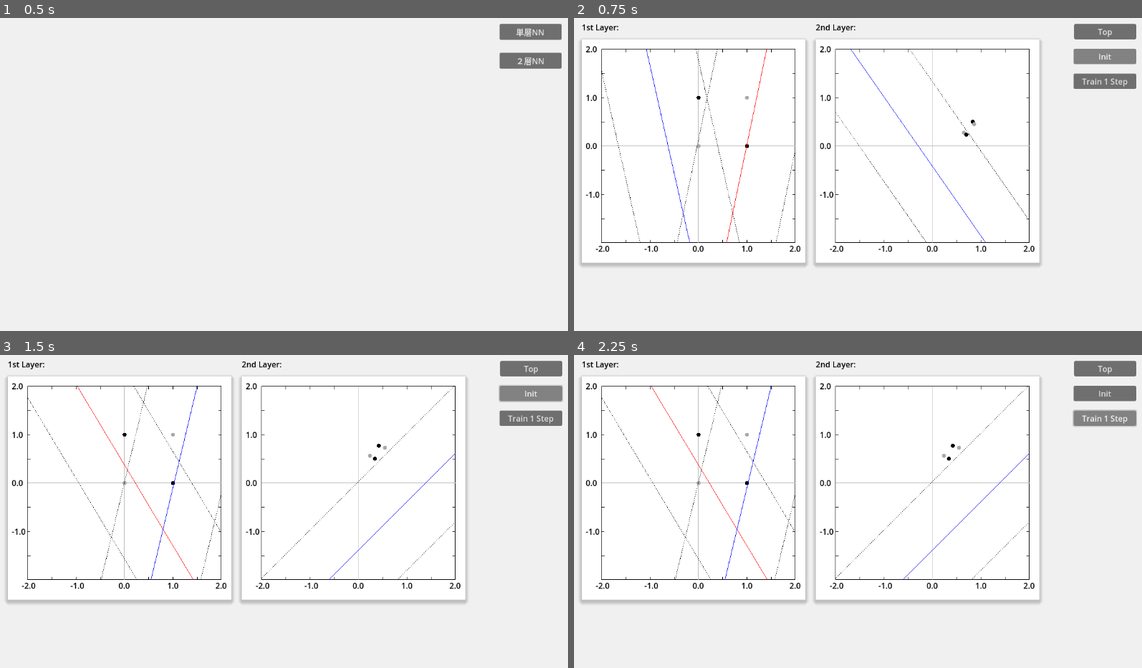
Above: before the commit, frames 1-4 (two rows, left to right).
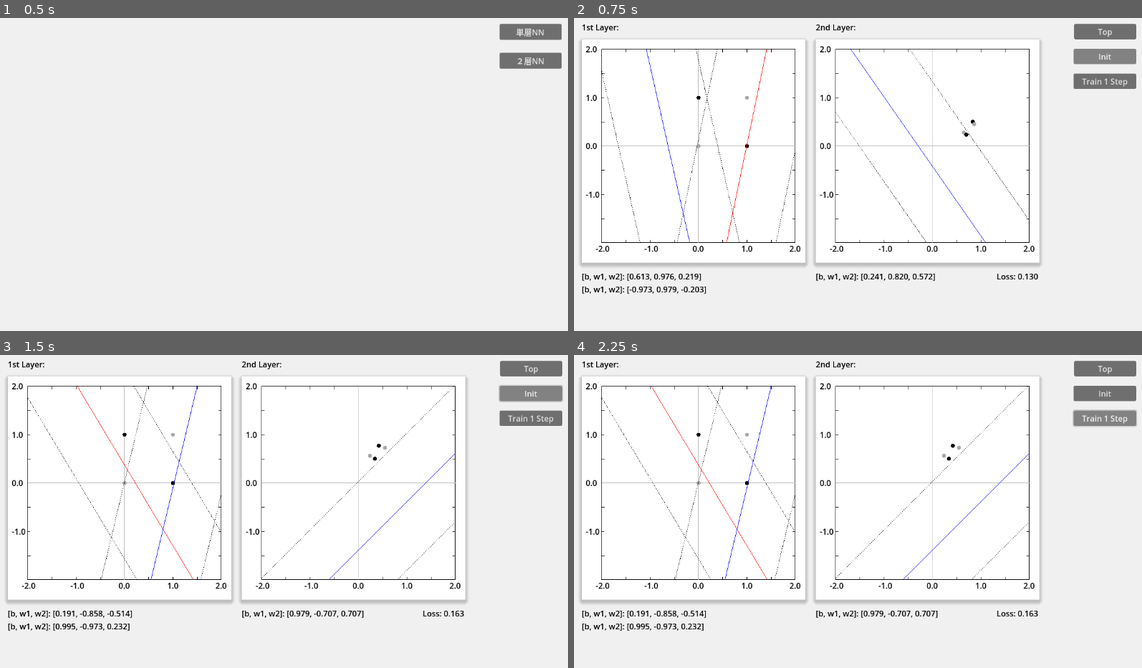
Above: after the commit, the same moments.

Repository: vivisuke/VisualFCL
Game: Godot game, scene res://top_scene.tscn
Same seed, same stepped clock (60 frames per second), same inputs: the game is played once before the commit and once after it.
Inputs:
- Up to frame 1 (0.5 s): no input
- Up to frame 2 (0.75 s): click "２層NN" at 0.5 s
- Up to frame 3 (1.5 s): click "Init" at 1.25 s
- Up to frame 4 (2.25 s): click "Train 1 Step" at 2 s

Frame 1 is identical in both runs. In frame 2, 0.7% of the frame differs, in the area x 1-82%, y 81-89%; in frame 3, 0.7%; in frame 4, 0.7%.

Commit message:
0041 ◎ C 06/17 06/17 0.001│ToDo│２層NNシーン：下部に [b, w1, w2] 値表示

Diff:
--- a/VisualFCL/fc2layer_scene.tscn
+++ b/VisualFCL/fc2layer_scene.tscn
@@ -62,6 +62,38 @@
 offset_bottom = 156.0
 text = "Train 1 Step"
 
+[node name="Weight11Label" type="Label" parent="."]
+offset_left = 20.0
+offset_top = 522.0
+offset_right = 166.0
+offset_bottom = 548.0
+theme_override_colors/font_color = Color(0, 0, 0, 1)
+text = "[b, w1, w2]: [0, 0, 0]"
+
+[node name="Weight12Label" type="Label" parent="."]
+offset_left = 20.0
+offset_top = 548.0
+offset_right = 166.0
+offset_bottom = 574.0
+theme_override_colors/font_color = Color(0, 0, 0, 1)
+text = "[b, w1, w2]: [0, 0, 0]"
+
+[node name="Weight2Label" type="Label" parent="."]
+offset_left = 491.0
+offset_top = 522.0
+offset_right = 637.0
+offset_bottom = 548.0
+theme_override_colors/font_color = Color(0, 0, 0, 1)
+text = "[b, w1, w2]: [0, 0, 0]"
+
+[node name="LossLabel" type="Label" parent="."]
+offset_left = 855.0
+offset_top = 522.0
+offset_right = 940.0
+offset_bottom = 548.0
+theme_override_colors/font_color = Color(0, 0, 0, 1)
+text = "Loss = N/A"
+
 [connection signal="pressed" from="TopButton" to="." method="_on_top_button_pressed"]
 [connection signal="pressed" from="InitButton" to="." method="_on_init_button_pressed"]
 [connection signal="pressed" from="Train1Button" to="." method="_on_train_1_button_pressed"]
--- a/VisualFCL/scripts/fc2layer_scene.gd
+++ b/VisualFCL/scripts/fc2layer_scene.gd
@@ -10,10 +10,14 @@
 const boolean_pos = [[0, 0], [1, 0], [0, 1], [1, 1]]
 
 var ope = OP_XOR
+var sumLoss = 0
 var vv_weight = []			# 重みベクターリスト、２次元配列
 var vec_first_layer = []	# 1st Layer
 var scnd_layer
 var vec_input_2nd = []
+var vec_grad_11						# 勾配合計
+var vec_grad_12						# 勾配合計
+var vec_grad_2						# 勾配合計
 
 # ２入力１出力総結合層クラス
 # 活性化関数：シグモイド固定
@@ -62,8 +66,11 @@
 	elif ope == OP_XOR: return 1.0 if inp[0] != inp[1] else 0.0					# XOR
 	return 0.0
 func update_points_in_2ndLayer():
+	sumLoss = 0.0
+	var n_batch = 0
 	vec_input_2nd = []
 	for i in range(boolean_pos.size()):
+		n_batch += 1
 		vec_first_layer[0].forward(boolean_pos[i])
 		var x1 = vec_first_layer[0].y
 		vec_first_layer[1].forward(boolean_pos[i])
@@ -71,6 +78,10 @@
 		print([x1, x2])
 		var t = teacher_value(boolean_pos[i])
 		vec_input_2nd.push_back([x1, x2, t!=0.0])
+		scnd_layer.forward([x1, x2])
+		var d = scnd_layer.y - t
+		sumLoss += d * d / 2
+	$LossLabel.text = "Loss: %.3f" % (sumLoss/n_batch)
 func init():
 	vec_first_layer = []
 	vec_first_layer.push_back(FC21Unit.new())
@@ -82,29 +93,47 @@
 		vv_weight.push_back(w)
 		vec_first_layer[i].vec_weight = w
 	update_points_in_2ndLayer()
+	$Weight11Label.text = "[b, w1, w2]: [%.3f, %.3f, %.3f]" % vec_first_layer[0].vec_weight
+	$Weight12Label.text = "[b, w1, w2]: [%.3f, %.3f, %.3f]" % vec_first_layer[1].vec_weight
 	$GraphRect_1.ope = OP_XOR
 	$GraphRect_1.vv_weight = vv_weight
 	$GraphRect_1.queue_redraw()
 	scnd_layer.vec_weight = init_weight()
+	$Weight2Label.text = "[b, w1, w2]: [%.3f, %.3f, %.3f]" % scnd_layer.vec_weight
 	$GraphRect_2.vec_input = vec_input_2nd
 	$GraphRect_2.vv_weight = [scnd_layer.vec_weight]
 	$GraphRect_2.queue_redraw()
-
+func train(inp:Array):
+	vec_first_layer[0].forward(inp)
+	var x1 = vec_first_layer[0].y
+	vec_first_layer[1].forward(inp)
+	var x2 = vec_first_layer[1].y
+	print([x1, x2])
+	var t = teacher_value(inp)
+	vec_input_2nd.push_back([x1, x2, t!=0.0])
+	scnd_layer.forward([x1, x2])
+	var d = scnd_layer.y - t
+	sumLoss += d * d / 2
+	scnd_layer.backward([x1, x2], d)
+	pass
+func do_train():
+	sumLoss = 0.0
+	var n_batch = 0
+	vec_input_2nd = []
+	for i in range(boolean_pos.size()):
+		n_batch += 1
+		train(boolean_pos[i])
+	pass
 
 # Called every frame. 'delta' is the elapsed time since the previous frame.
 func _process(delta):
 	pass
-
-
 func _on_top_button_pressed():
 	get_tree().change_scene_to_file("res://top_scene.tscn")
 	pass # Replace with function body.
-
-
 func _on_init_button_pressed():
 	init()
 	pass # Replace with function body.
-
-
 func _on_train_1_button_pressed():
+	do_train()
 	pass # Replace with function body.
Not shown, changed: VisualFCL.spr
